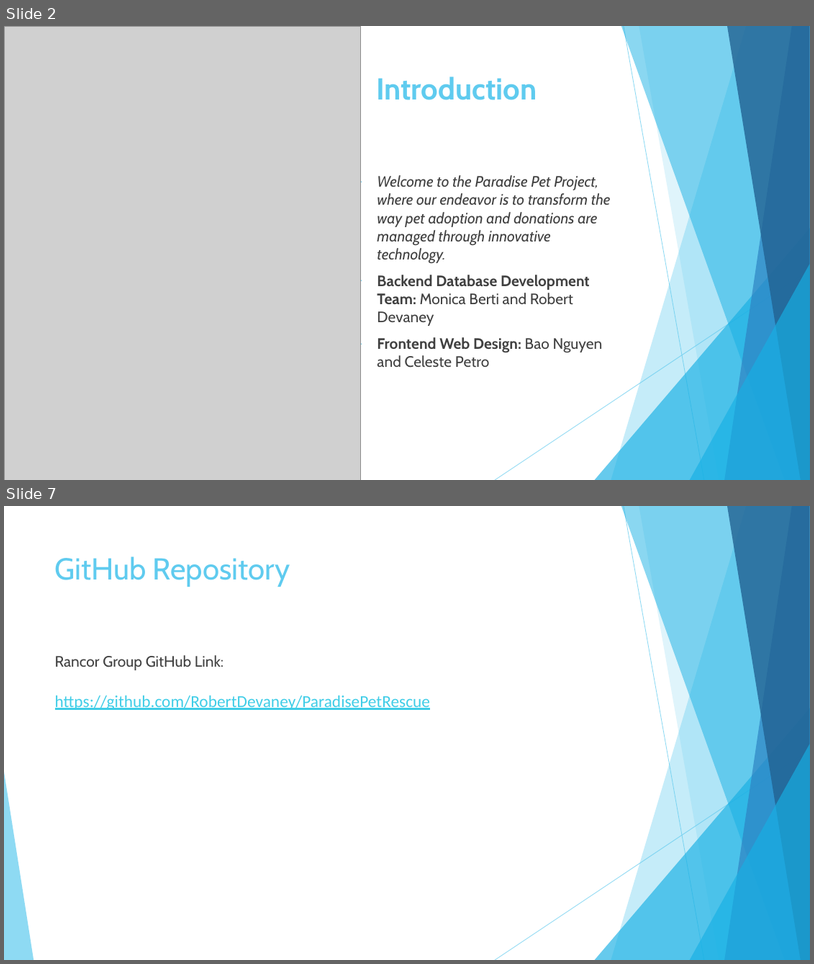
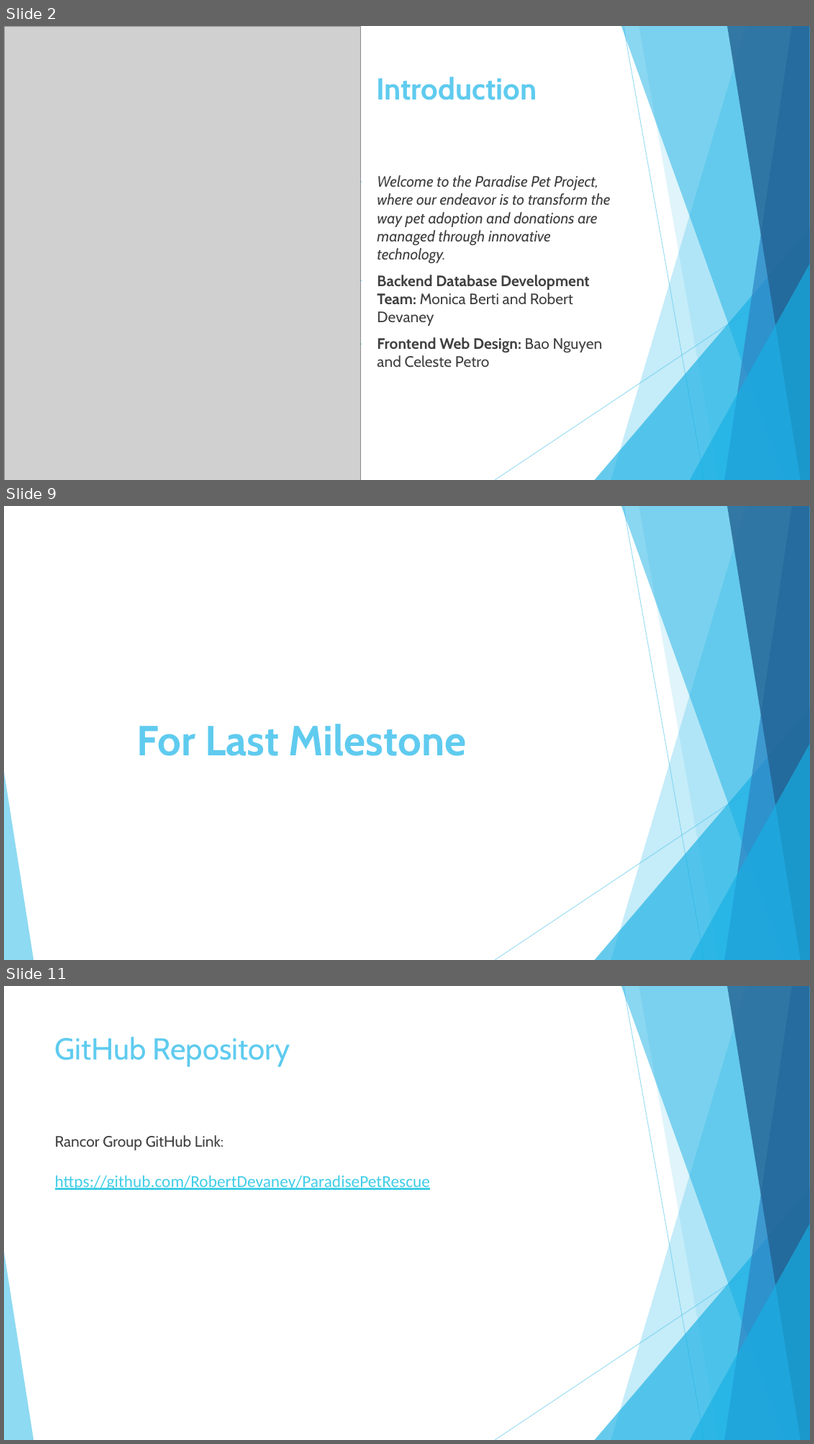
Before and after one commit to RobertDevaney/ParadisePetRescue, a slide deck: Rancor_Presenation_4.pptx. Shown one above the other, each under a label of ours: slides 2 and 7 before the commit, slides 2, 9 and 11 after it; the slides between them are not shown. The pictures are 814x964 and 814x1444 pixels, drawn with LibreOffice and Linux fonts; fonts in the diff are those of the drawing; grey boxes stand for pictures. Boxes give left, top, right and bottom in pixels: in the first picture for what was removed or moved away, otherwise in the second. Text is boxed around its words. In the diff, an @@ line names an element or a change of style, - is before the commit and + after.

```diff
--- a/Rancor_Presenation_4.pptx
+++ b/Rancor_Presenation_4.pptx
@@ slide 9 added at bbox=[4, 506, 810, 960], background #FFFFFF; not listed: 10 template elements that a slide beside it also shows @@
@@ title added at bbox=[137, 723, 466, 756], 50 pt, text #5FCBEF, bold @@
+For Last Milestone
@@ what was slide 7 is now slide 11 @@
```
Also in this commit, not shown: 3 slides changed, 4 other slides added, 2 slides removed, 8 other files.
